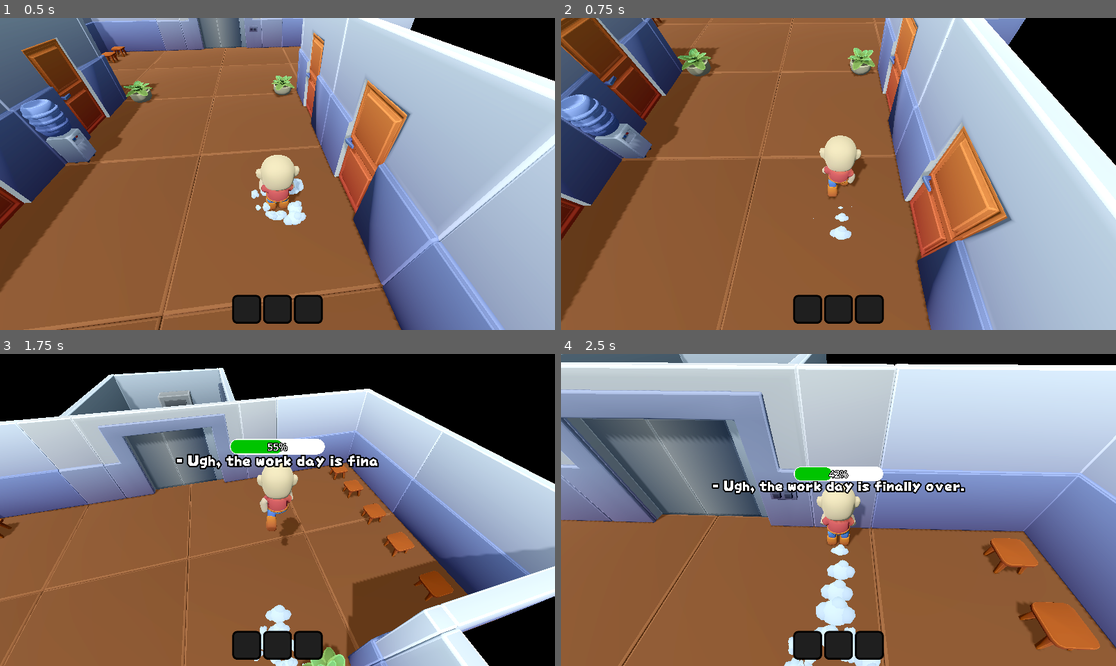
Above: before the commit, frames 1-4 (two rows, left to right).
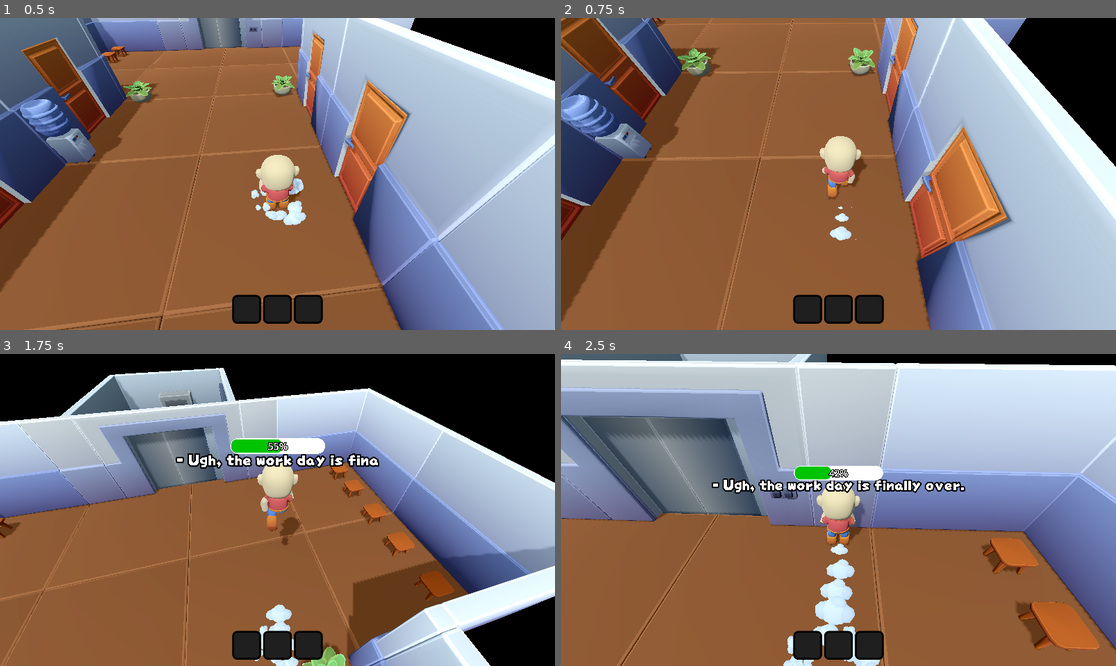
Above: after the commit, the same moments.

Repository: Scrawach/ld57
Game: Godot game, scene res://game.tscn
Two runs of this game, one before a commit and one after it. Both use one fixed random seed, a clock stepped at 60 frames per second and the inputs below. The engine's default icon, where the game draws it, is replaced by a stand-in: a white triangle on a blue panel in a dark square.
Inputs (mouse positions are in pixels of both pictures, inside the frame that each line leads up to):
- Up to frame 1 (0.5 s): no input
- Up to frame 2 (0.75 s): move the mouse to (810, 236) at 0.52 s; hold W (move_forward) from 0.53 s (still down); hold Shift (dash) from 0.53 s (still down); click (810, 236) at 0.67 s
- Up to frame 3 (1.75 s): keep holding W (move_forward); tap Space (jump) at 0.77, 1.07, 1.52, 1.55 s; tap E (interact) at 0.8, 1.35 s; move the mouse to (316, 513) at 1.27 s; release Shift (dash) at 1.28 s
- Up to frame 4 (2.5 s): keep holding W (move_forward); tap Space (jump) at 1.82, 2.1 s; move the mouse to (794, 506) at 2.02 s; hold Shift (dash) from 2.03 s (still down)

Frame 1 is identical in both runs. In frame 2, 1.5% of the frame differs, in the area x 0-100%, y 0-100%; in frame 3, 3.5%; in frame 4, 4.7%.

Commit message:
fix: bug with disconnected signal inside eat zone

Diff:
--- a/src/living_lift/eat_zone.gd
+++ b/src/living_lift/eat_zone.gd
@@ -24,6 +24,9 @@
 func show_tooltip(player: Player) -> void:
 	if is_disabled:
 		return
+
+	if inventory.item_selected.is_connected(_on_item_selected):
+		inventory.item_selected.disconnect(_on_item_selected)
 
 	inventory = player.inventory
 	inventory.item_selected.connect(_on_item_selected)
